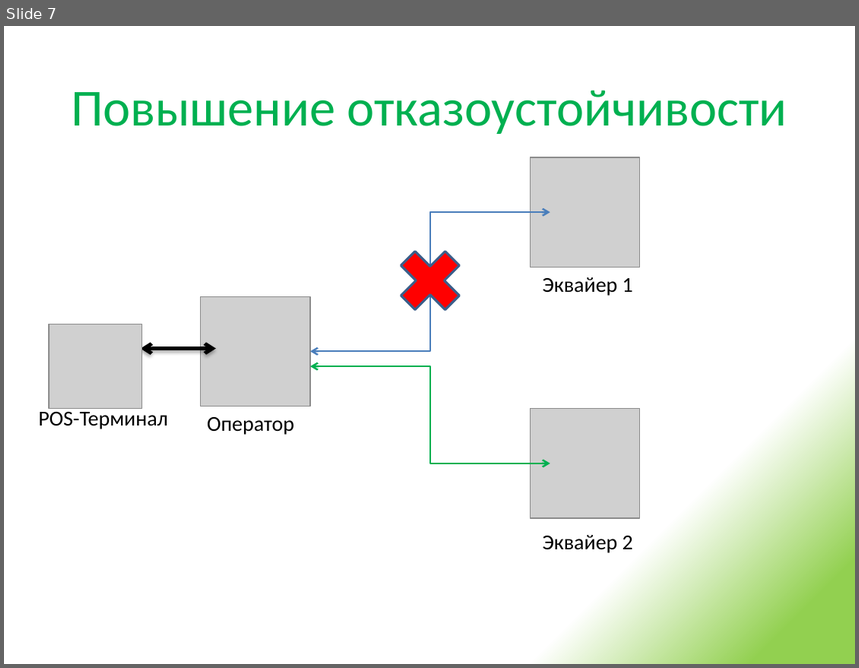
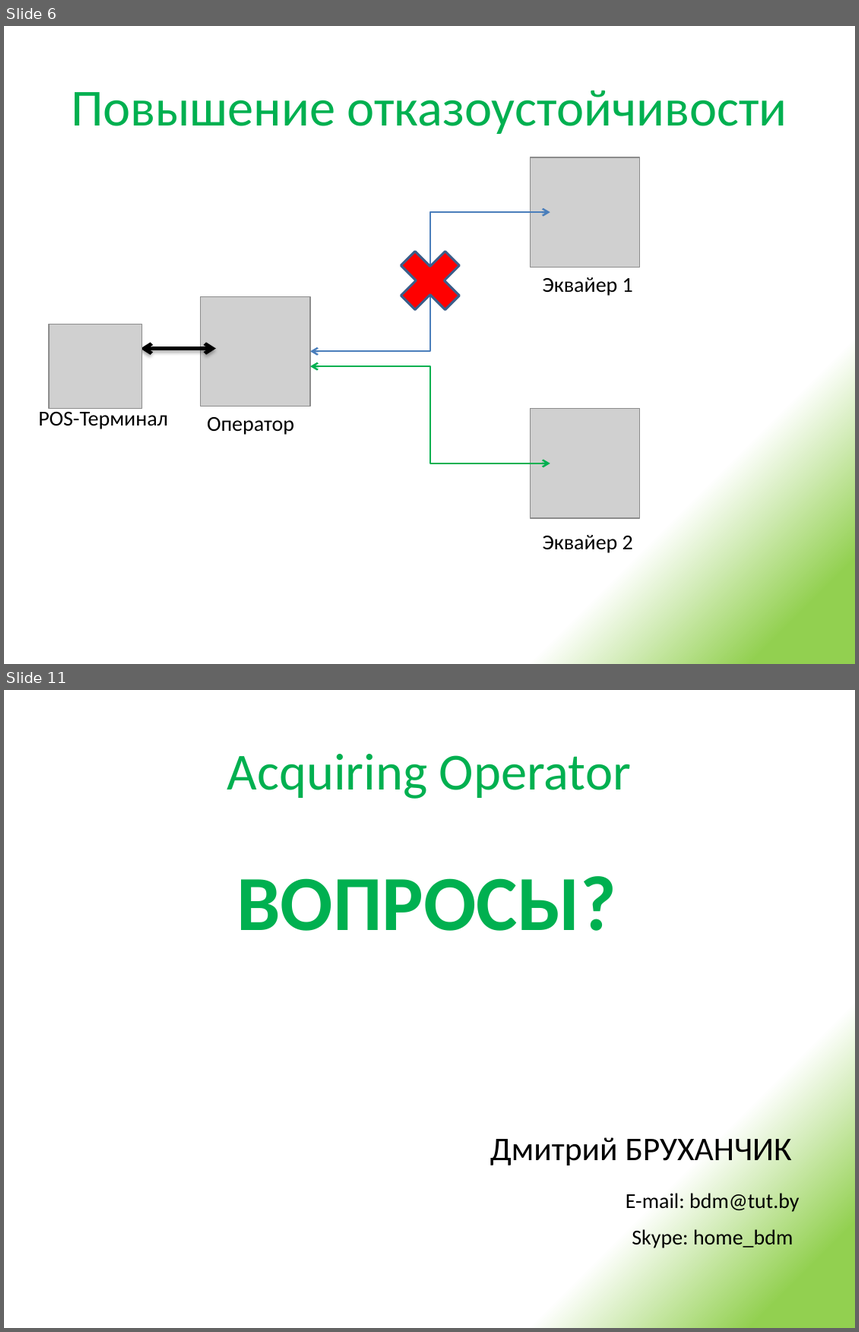
Before and after one commit to urgal/scft, a slide deck: Docs/Презентация решения.pptx. Shown one above the other, each under a label of ours: slide 7 before the commit, slides 6 and 11 after it; the slides between them are not shown. The pictures are 859x668 and 859x1332 pixels, drawn with LibreOffice and Linux fonts; fonts in the diff are those of the drawing; grey boxes stand for pictures. Boxes give left, top, right and bottom in pixels: in the first picture for what was removed or moved away, otherwise in the second. Text is boxed around its words. In the diff, an @@ line names an element or a change of style, - is before the commit and + after.

```diff
--- a/Docs/Презентация решения.pptx
+++ b/Docs/Презентация решения.pptx
@@ slide 11 added at (4, 690, 855, 1328), background gradient #92D050 to #FFFFFF @@
@@ title added at (227, 754, 631, 799), 44 pt, text #00B050 @@
+Acquiring Operator
@@ text added at (237, 876, 616, 931), 66 pt, text #00B050, bold @@
+ВОПРОСЫ?
@@ text added at (490, 1138, 792, 1169), 28 pt, text #000000 @@
+Дмитрий БРУХАНЧИК
@@ text added at (626, 1191, 799, 1214), 18 pt, text #000000 @@
+E-mail: bdm@tut.by
@@ text added at (632, 1227, 793, 1250), 18 pt, text #000000 @@
+Skype: home_bdm
@@ what was slide 7 is now slide 6 @@
```
Also in this commit, not shown: 3 slides changed, 3 other slides added, 2 slides removed, 4 other files.
